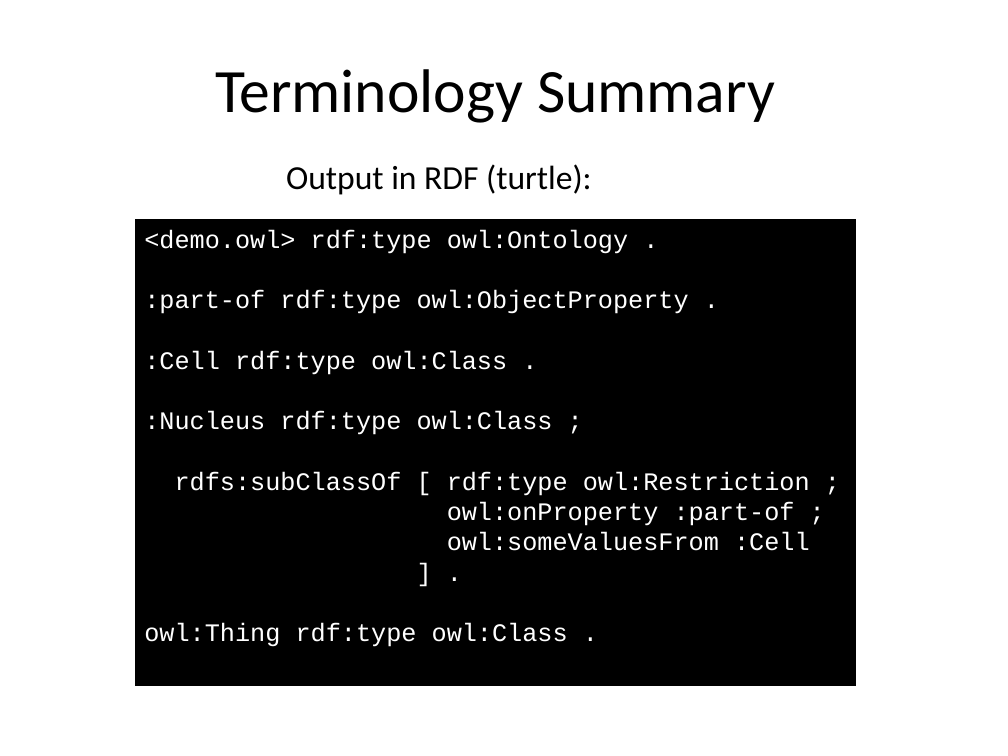
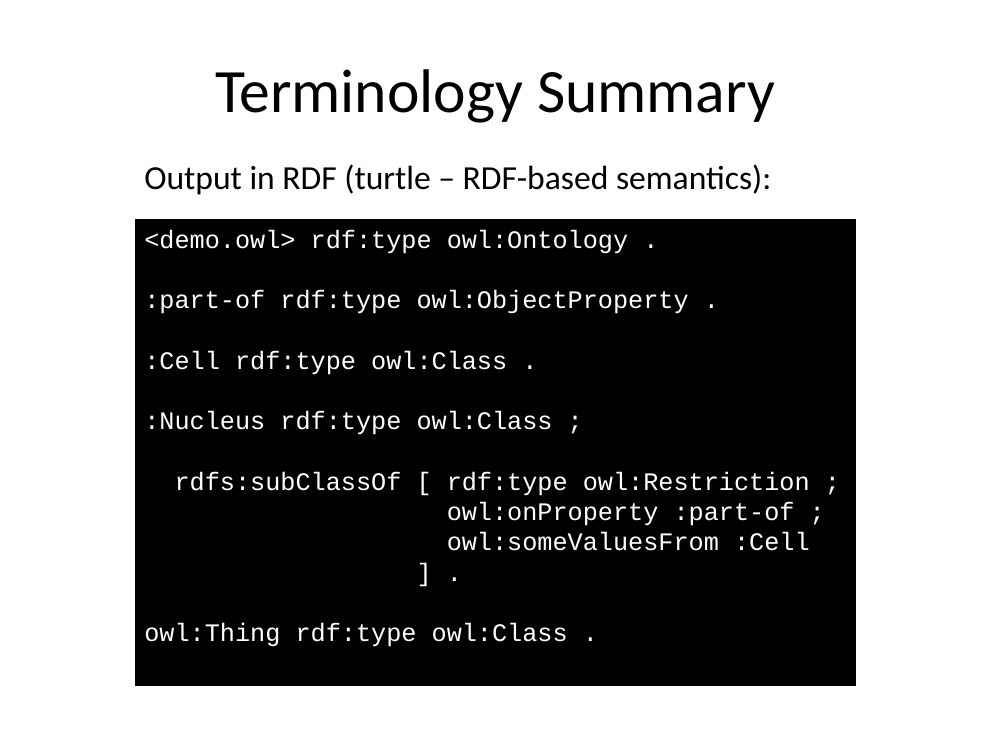
Before and after one commit to loopasam/owl-tutorial-icbo2013, a slide deck: slide 17 of presentation/tutorial_owl_icbo_2013.pptx (slide 19 before the commit). Drawn at 1008x756 pixels with LibreOffice and Linux fonts; fonts in the diff are those of the drawing. Boxes give left, top, right and bottom in pixels: in the first picture for what was removed or moved away, otherwise in the second. Text is boxed around its words. In the diff, an @@ line names an element or a change of style, - is before the commit and + after.

```diff
--- a/presentation/tutorial_owl_icbo_2013.pptx
+++ b/presentation/tutorial_owl_icbo_2013.pptx
@@ text at bbox=[144, 164, 771, 195]: text changed @@
-Output in RDF (turtle):
+Output in RDF (turtle – RDF-based semantics):
```
Also in this commit, not shown: 10 other slides changed, 1 slide added, 1 slide removed, 1 other file.
